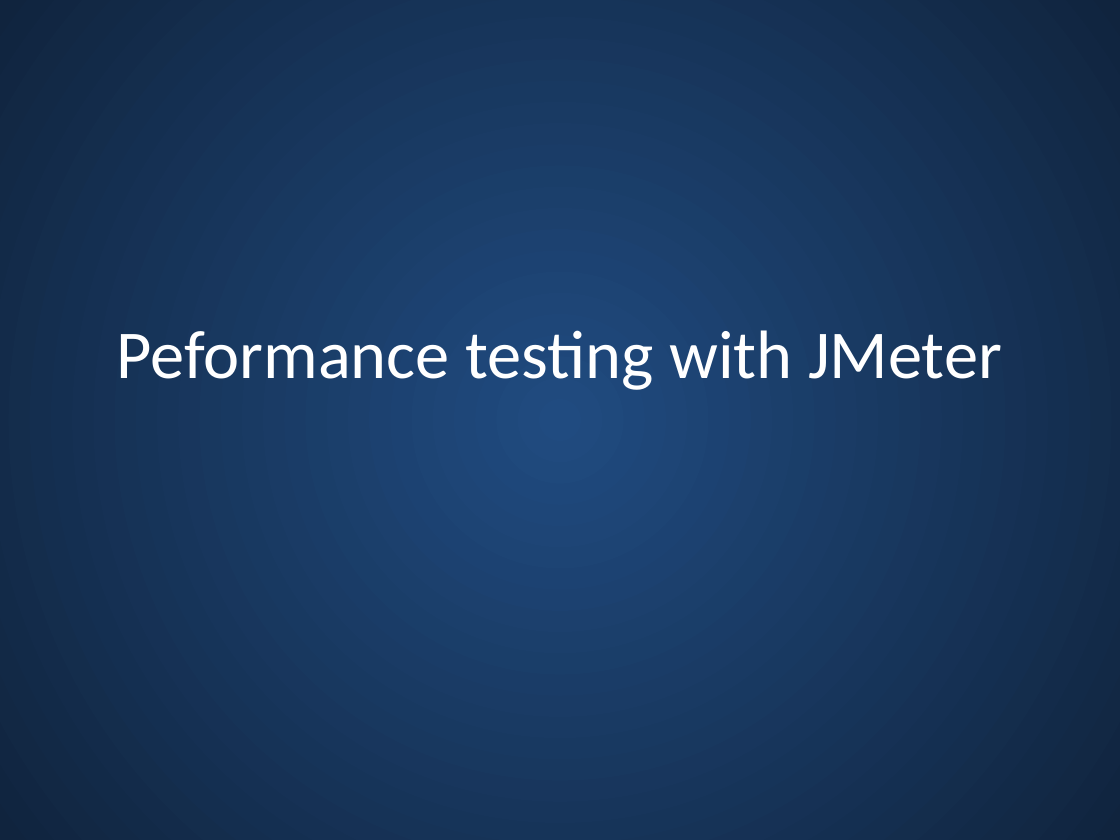
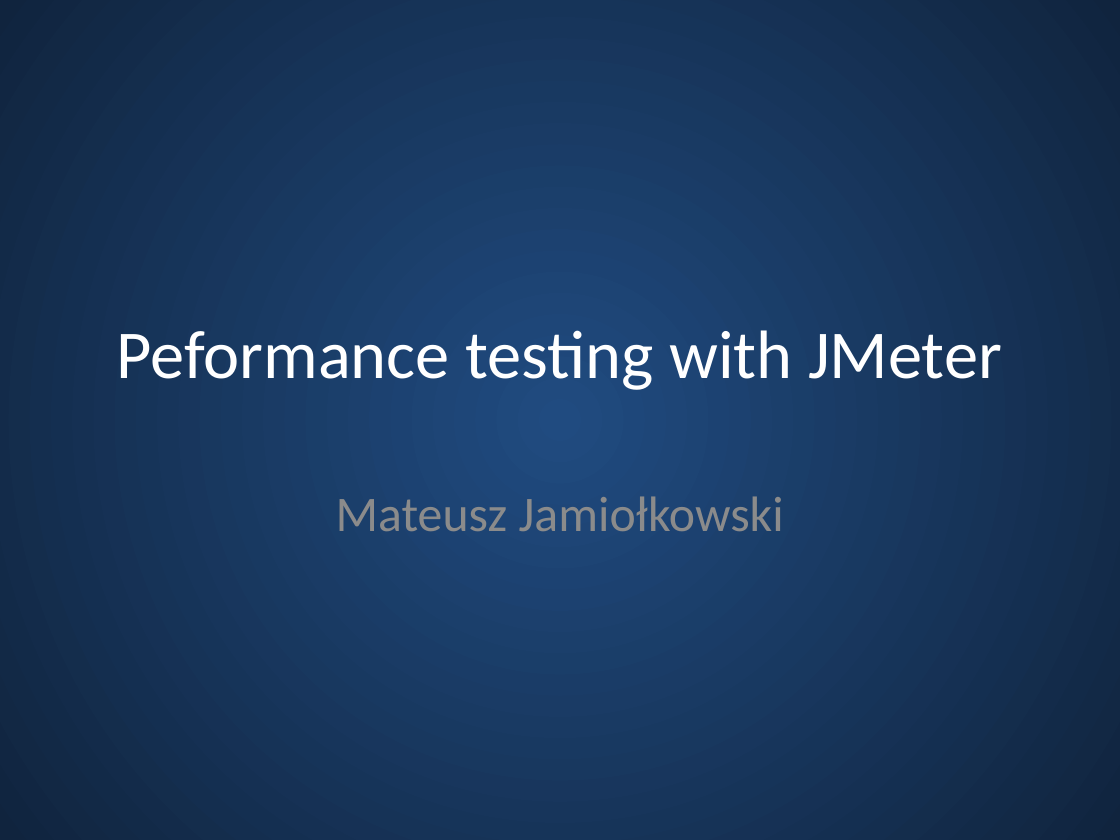
Before and after one commit to m-j/jmeter-demo, a slide deck: slide 1 of presentation/Jmeter-performance-tests.pptx. Drawn at 1120x840 pixels with LibreOffice and Linux fonts; fonts in the diff are those of the drawing. Boxes give left, top, right and bottom in pixels: in the first picture for what was removed or moved away, otherwise in the second. Text is boxed around its words. In the diff, an @@ line names an element or a change of style, - is before the commit and + after.

```diff
--- a/presentation/Jmeter-performance-tests.pptx
+++ b/presentation/Jmeter-performance-tests.pptx
@@ subtitle added at (336,496,784,531), 32 pt, text #8C8C8C @@
+Mateusz Jamiołkowski
```
Also in this commit, not shown: 12 slides added, 1 slide removed.
